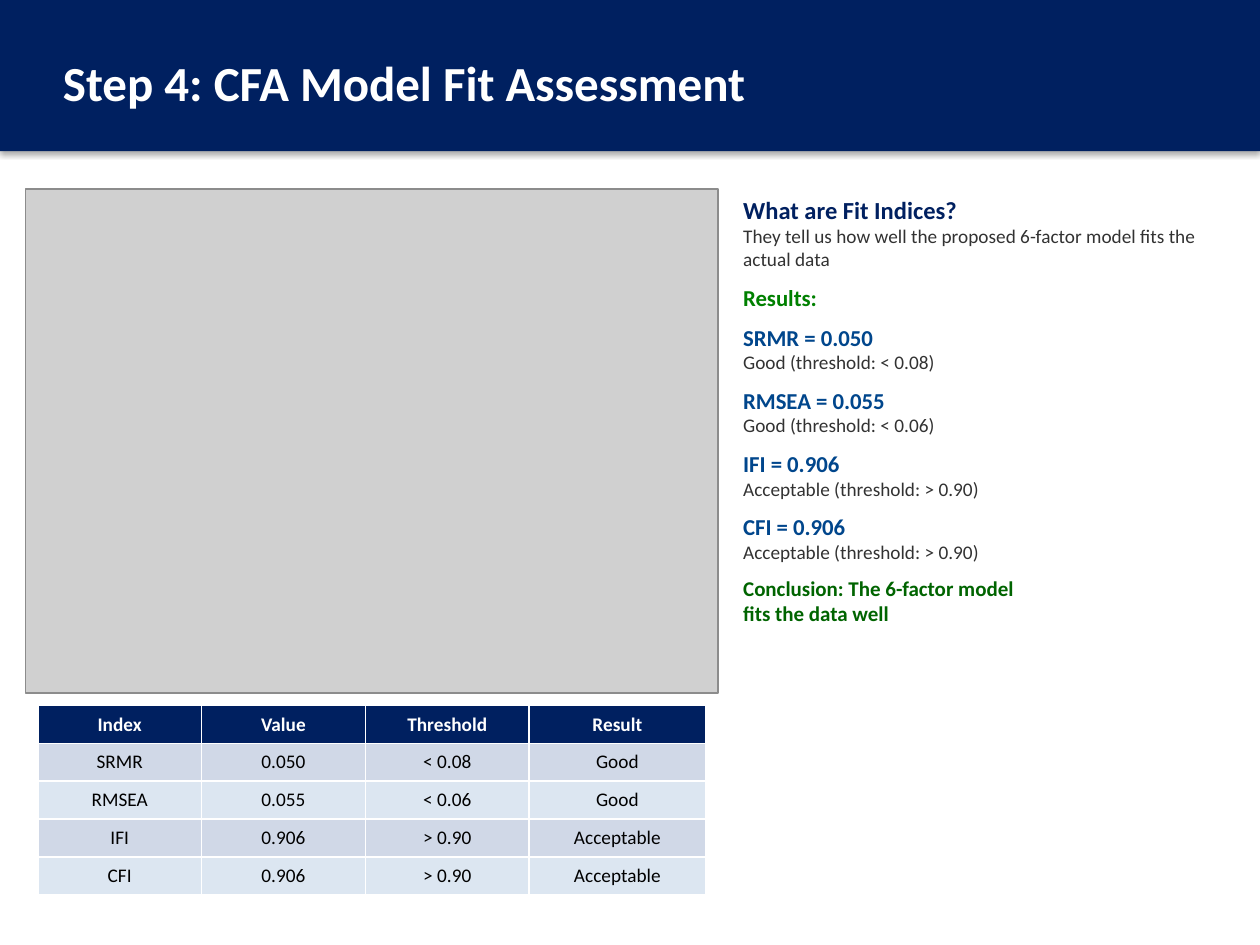
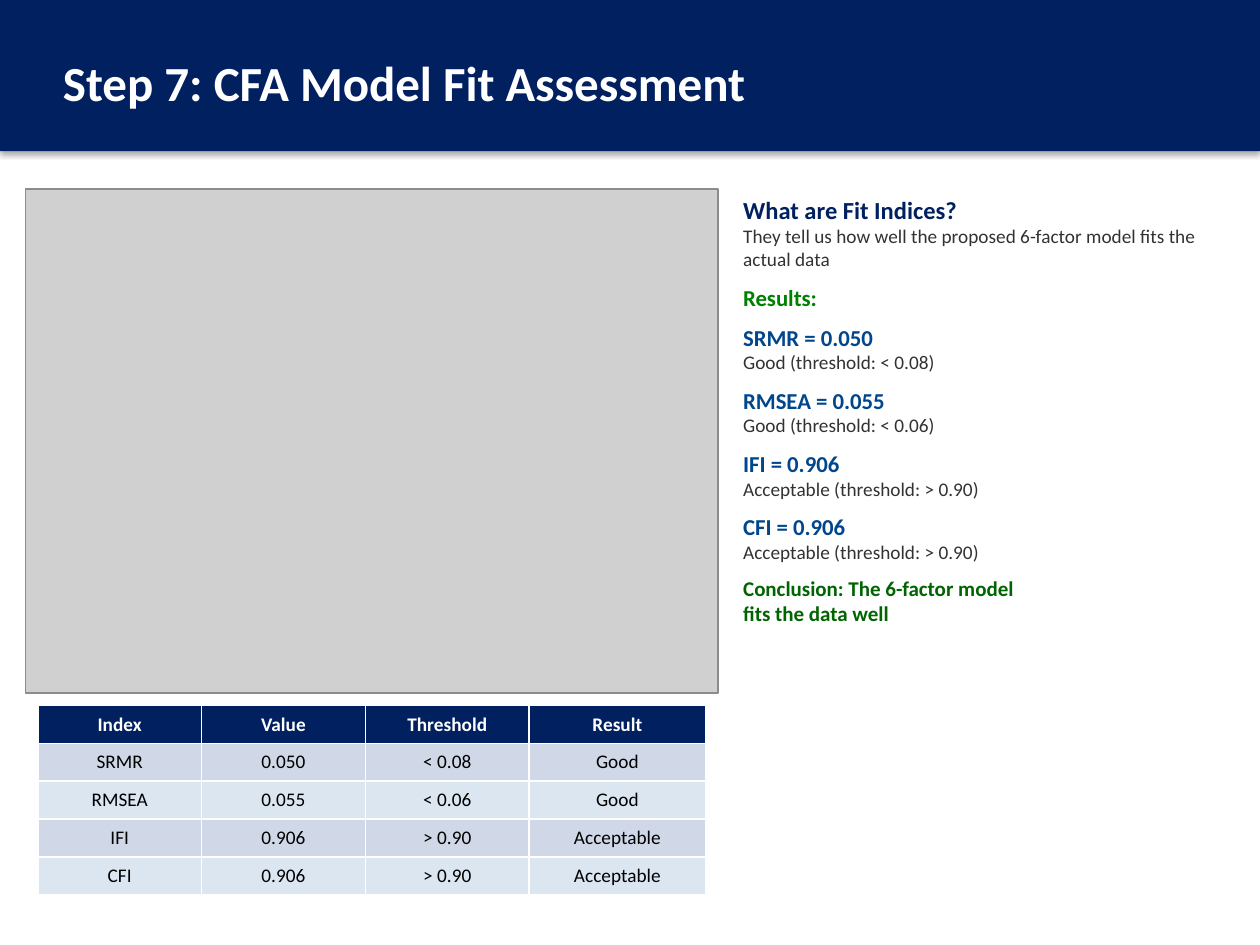
Before and after one commit to thenaivedetective/sp500-stock-performance, a slide deck: slide 16 of Factor_Analysis_JobSatisfaction_Presentation.pptx (slide 13 before the commit). Drawn at 1260x945 pixels with LibreOffice and Linux fonts; fonts in the diff are those of the drawing; grey boxes stand for pictures. Boxes give left, top, right and bottom in pixels: in the first picture for what was removed or moved away, otherwise in the second. Text is boxed around its words. In the diff, an @@ line names an element or a change of style, - is before the commit and + after.

```diff
--- a/Factor_Analysis_JobSatisfaction_Presentation.pptx
+++ b/Factor_Analysis_JobSatisfaction_Presentation.pptx
@@ text in rectangle at <box>63,66,745,109</box>: text changed @@
-Step 4: CFA Model Fit Assessment
+Step 7: CFA Model Fit Assessment
```
Also in this commit, not shown: 3 other slides changed, 3 slides added, 4 other files.
